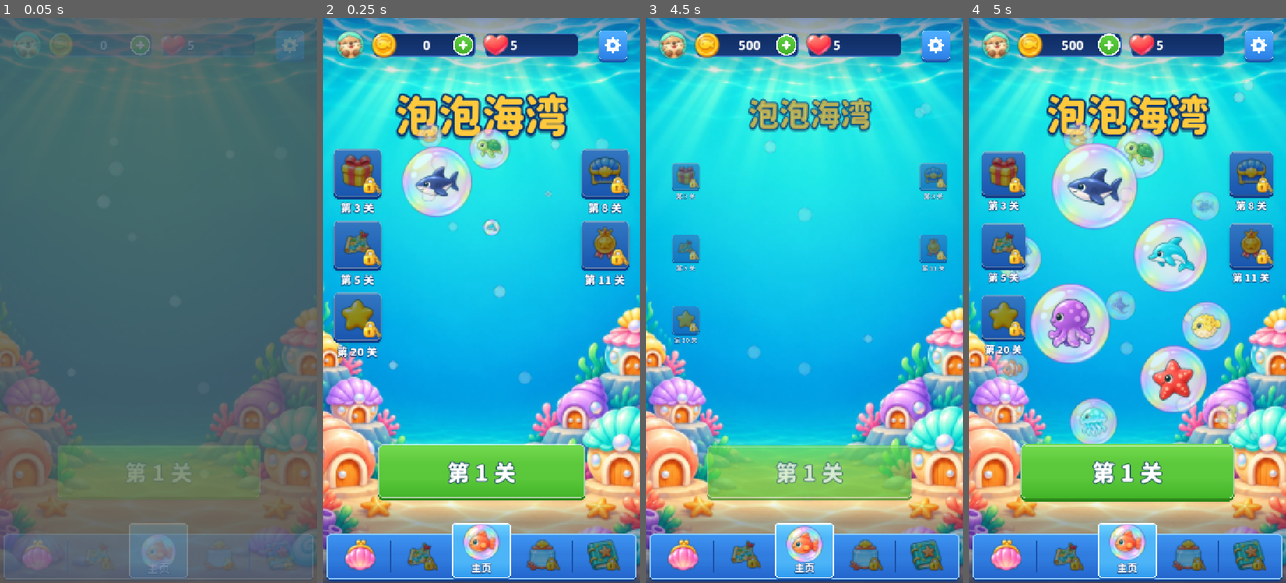
Above: before the commit, frames 1-4 (left to right).
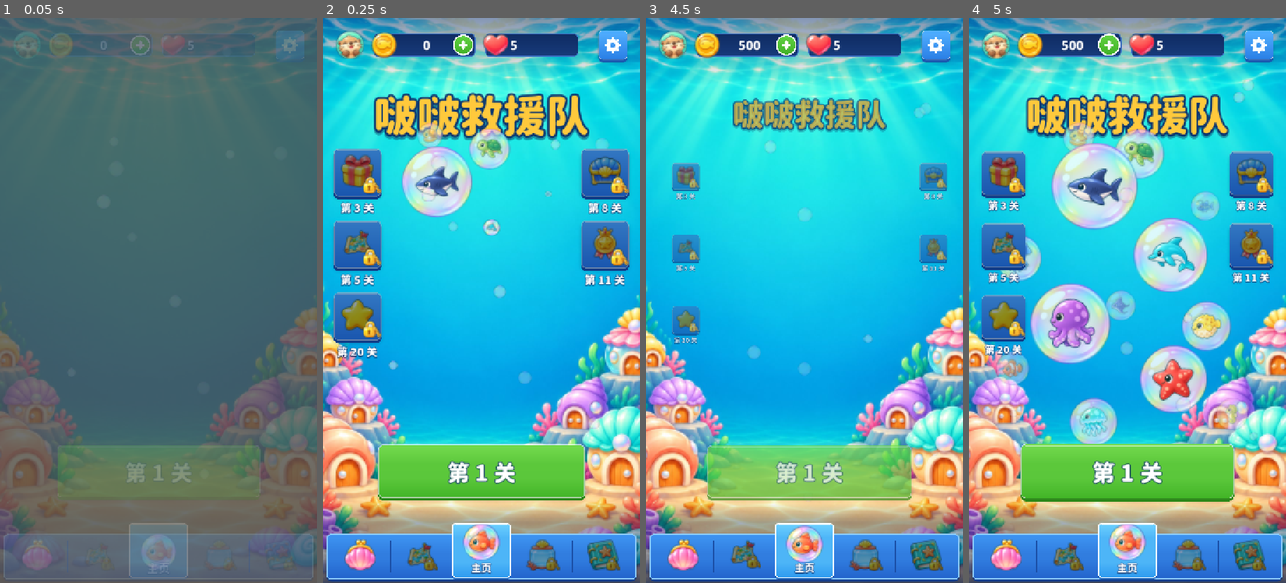
Above: after the commit, the same moments.

Repository: crazyniu/fishsort
Game: Godot game, scene res://scenes/main.tscn
Two runs of this game, one before a commit and one after it. Both use one fixed random seed, a clock stepped at 60 frames per second and the inputs below.
Inputs (mouse positions are in pixels of both pictures, inside the frame that each line leads up to):
- Up to frame 1 (0.05 s): no input
- Up to frame 2 (0.25 s): no input
- Up to frame 3 (4.5 s): click (747, 46) at 0.5 s; click "领取" at 1.25 s; click "买生命" at 2 s; click (684, 549) at 2.77 s; click (744, 549) at 3.52 s; click (804, 549) at 4.27 s
- Up to frame 4 (5 s): no input

Frame 1 is identical in both runs. In frame 2, 4.1% of the frame differs, in the area x 16-84%, y 13-22%; in frame 3, 2.1%; in frame 4, 3.7%.

Commit message:
chore: 游戏改名「啵啵救援队」（英文 Pop Pop Rescue），原名「泡泡海湾」已重名
Co-Authored-By: Claude Opus 5.5 <noreply@anthropic.com>

Diff:
--- a/i18n/strings.csv
+++ b/i18n/strings.csv
@@ -32,7 +32,7 @@
 UI_AD_UNAVAILABLE,广告暂时不可用,Ads are unavailable right now
 UI_SLOT_COIN,花 %d 金币开启这个缸位？,Open this slot for %d coins?
 UI_CONFIRM,确定,OK
-UI_TITLE,泡泡海湾,Bubble Bay
+UI_TITLE,啵啵救援队,Pop Pop Rescue
 UI_START,开始 第 %d 关,Play level %d
 UI_SIGNIN,签到,Daily gift
 UI_SIGNIN_DAY,第 %d 天,Day %d
--- a/project.godot
+++ b/project.godot
@@ -3,7 +3,7 @@
 
 [application]
 
-config/name="泡泡海湾"
+config/name="啵啵救援队"
 run/main_scene="res://scenes/main.tscn"
 config/features=PackedStringArray("4.7", "GL Compatibility")
 
Not shown, changed: CLAUDE.md
Not shown, changed: art/briefs/batch4_home.md
Not shown, changed: docs/06-平台发布.md
Not shown, changed: docs/ux/home.md
